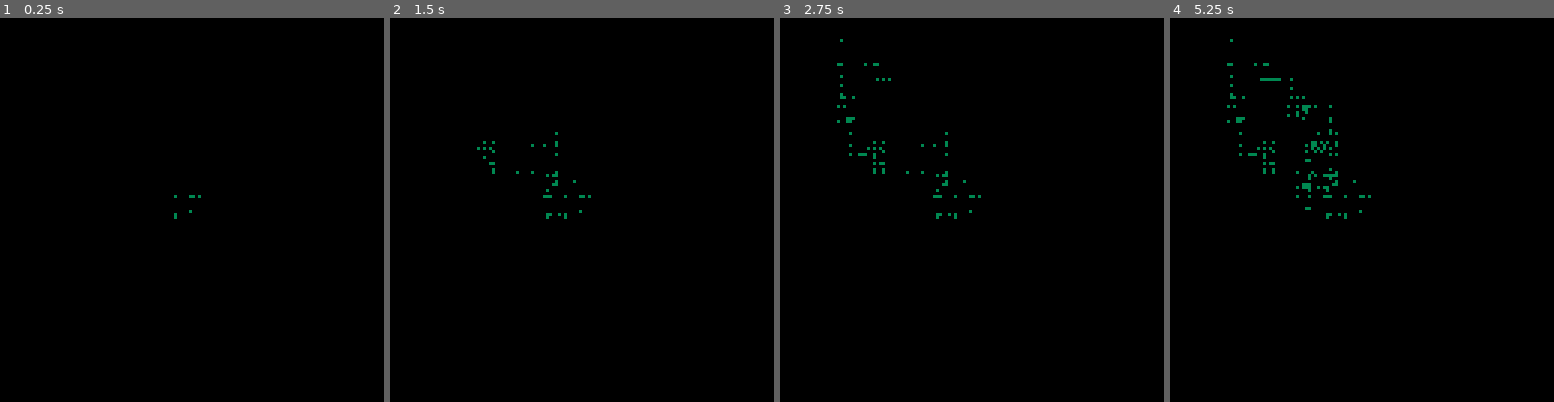
Above: before the commit, frames 1-4 (left to right).
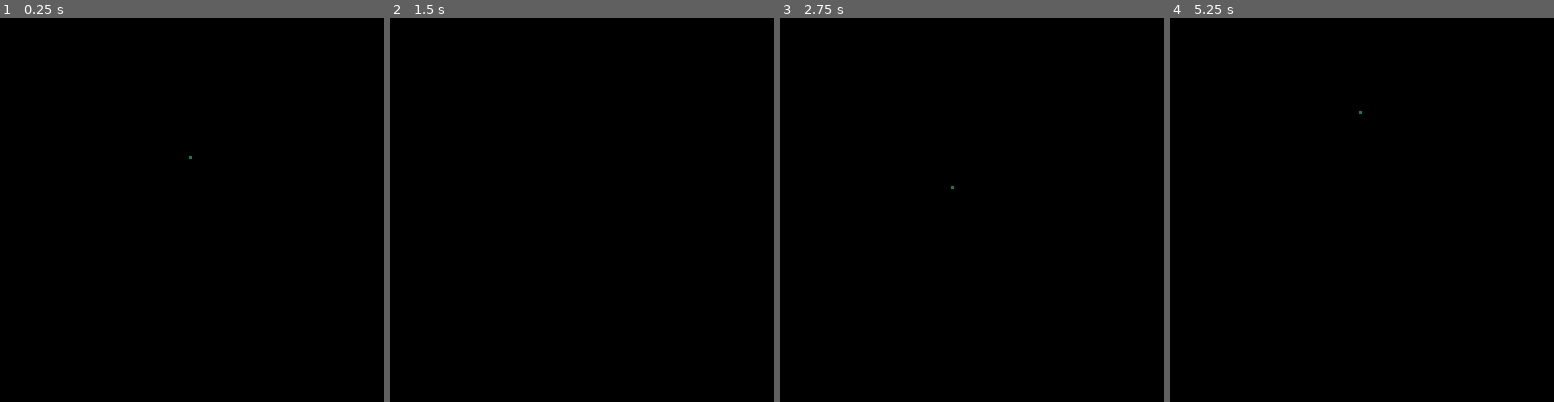
Above: after the commit, the same moments.

Repository: julioolvr/nature_of_code
Game: PICO-8 cartridge nature_of_code.p8
The game is run twice, just before and just after one commit, with the same random seed, the same clock (stepped at 60 frames per second) and the same inputs.
Inputs:
- Up to frame 1 (0.25 s): no input
- Up to frame 2 (1.5 s): no input
- Up to frame 3 (2.75 s): no input
- Up to frame 4 (5.25 s): no input

The runs differ from the first frame. In frame 1, less than 0.1% of the frame differs, in the area x 45-53%, y 35-53%; in frame 2, 0.3%; in frame 3, 0.5%; in frame 4, 0.9%, in the area x 14-53%, y 5-53%.

Commit message:
Perlin noise movement

Diff:
--- a/nature_of_code.p8
+++ b/nature_of_code.p8
@@ -2,7 +2,11 @@
 version 16
 __lua__
 
+SIZE = 128
+
 player = { x = 64, y = 64 }
+tx = 0
+ty = 10000
 
 function player:random_step(size)
   direction = flr(rnd(4))
@@ -34,6 +38,20 @@
   self:random_step(step_size)
 end
 
+function player:perlin_position()
+  local noise_x = perlin:noise(tx, tx, tx)
+  local noise_y = perlin:noise(ty, ty, ty)
+  local speed = 0.01
+
+  -- Meh, I'm not sure what's the range returned by perlin:noise
+  -- It seems to be slighly higher than 0.5 so this goes out of bounds sometimes
+  self.x = flr(lerp(noise_x + 0.5, 0, SIZE))
+  self.y = flr(lerp(noise_y + 0.5, 0, SIZE))
+
+  tx += speed
+  ty += speed
+end
+
 function player:draw()
   rectfill(
     self.x,
@@ -45,10 +63,86 @@
 
 function _init()
   cls()
+  perlin:load()
   color(3)
 end
 
 function _draw()
-  player:monte_carlo_step()
+  player:perlin_position()
+  cls()
   player:draw()
 end
+
+-- Perlin noise from https://stackoverflow.com/q/33425333
+-- tweaked for Pico-8
+-- original code by Ken Perlin: http://mrl.nyu.edu/~perlin/noise/
+
+perlin = {}
+perlin.p = {}
+perlin.permutation = { 151,160,137,91,90,15,
+   131,13,201,95,96,53,194,233,7,225,140,36,103,30,69,142,8,99,37,240,21,10,23,
+   190, 6,148,247,120,234,75,0,26,197,62,94,252,219,203,117,35,11,32,57,177,33,
+   88,237,149,56,87,174,20,125,136,171,168, 68,175,74,165,71,134,139,48,27,166,
+   77,146,158,231,83,111,229,122,60,211,133,230,220,105,92,41,55,46,245,40,244,
+   102,143,54, 65,25,63,161, 1,216,80,73,209,76,132,187,208, 89,18,169,200,196,
+   135,130,116,188,159,86,164,100,109,198,173,186, 3,64,52,217,226,250,124,123,
+   5,202,38,147,118,126,255,82,85,212,207,206,59,227,47,16,58,17,182,189,28,42,
+   223,183,170,213,119,248,152, 2,44,154,163, 70,221,153,101,155,167, 43,172,9,
+   129,22,39,253, 19,98,108,110,79,113,224,232,178,185, 112,104,218,246,97,228,
+   251,34,242,193,238,210,144,12,191,179,162,241, 81,51,145,235,249,14,239,107,
+   49,192,214, 31,181,199,106,157,184, 84,204,176,115,121,50,45,127, 4,150,254,
+   138,236,205,93,222,114,67,29,24,72,243,141,128,195,78,66,215,61,156,180
+}
+perlin.size = 256
+perlin.gx = {}
+perlin.gy = {}
+perlin.randMax = 256
+
+function perlin:load(  )
+    for i=1,self.size do
+        self.p[i] = self.permutation[i]
+        self.p[256+i] = self.p[i]
+    end
+end
+
+function perlin:noise( x, y, z )
+    local X = flr(x) % 256
+    local Y = flr(y) % 256
+    local Z = flr(z) % 256
+    x = x - flr(x)
+    y = y - flr(y)
+    z = z - flr(z)
+    local u = fade(x)
+    local v = fade(y)
+    local w = fade(z)
+    local A  = self.p[X+1]+Y
+    local AA = self.p[A+1]+Z
+    local AB = self.p[A+2]+Z
+    local B  = self.p[X+2]+Y
+    local BA = self.p[B+1]+Z
+    local BB = self.p[B+2]+Z
+
+    return lerp(w, lerp(v, lerp(u, grad(self.p[AA+1], x  , y  , z  ),
+                                   grad(self.p[BA+1], x-1, y  , z  )),
+                           lerp(u, grad(self.p[AB+1], x  , y-1, z  ),
+                                   grad(self.p[BB+1], x-1, y-1, z  ))),
+                   lerp(v, lerp(u, grad(self.p[AB+2], x  , y  , z-1),
+                                   grad(self.p[BA+2], x-1, y  , z-1)),
+                           lerp(u, grad(self.p[AB+2], x  , y-1, z-1),
+                                   grad(self.p[BB+2], x-1, y-1, z-1))))
+end
+
+function fade( t )
+    return t * t * t * (t * (t * 6 - 15) + 10)
+end
+
+function lerp( t, a, b )
+    return a + t * (b - a)
+end
+
+function grad( hash, x, y, z )
+    local h = hash % 16
+    local u = h < 8 and x or y
+    local v = h < 4 and y or ((h == 12 or h == 14) and x or z)
+    return ((h % 2) == 0 and u or -u) + ((h % 3) == 0 and v or -v)
+end
